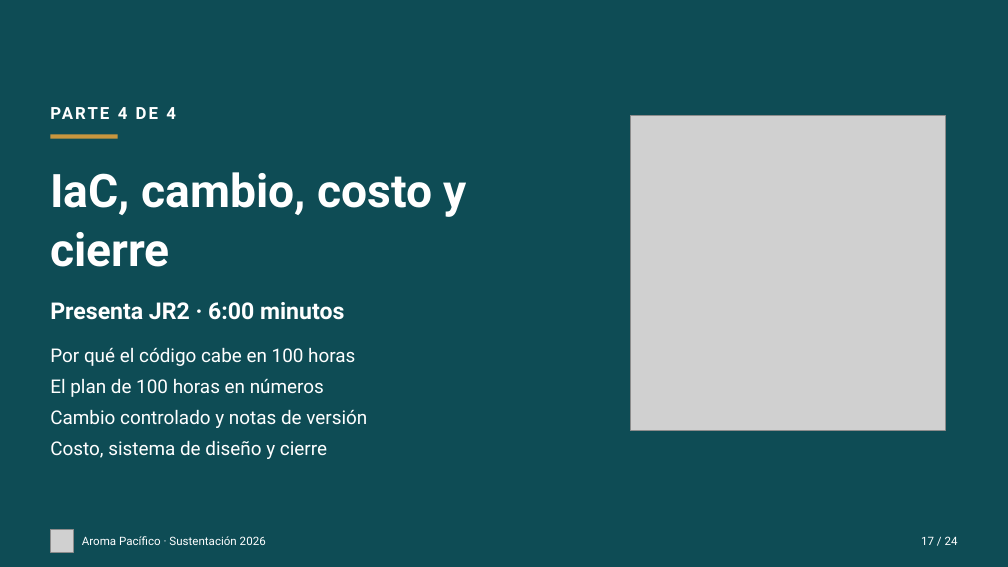
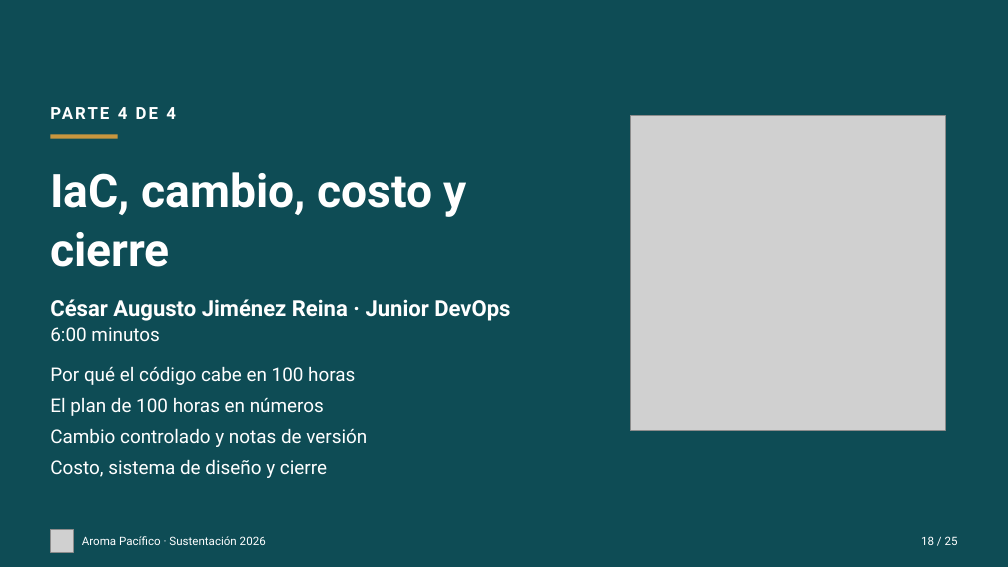
Before and after one commit to aroma-pacifico/aroma-pacifico-presentation, a slide deck: slide 18 of deck/aroma-pacifico-sustentacion.pptx (slide 17 before the commit). Drawn at 1008x567 pixels with LibreOffice and Linux fonts; fonts in the diff are those of the drawing; grey boxes stand for pictures. Boxes give left, top, right and bottom in pixels: in the first picture for what was removed or moved away, otherwise in the second. Text is boxed around its words. In the diff, an @@ line names an element or a change of style, - is before the commit and + after.

```diff
--- a/deck/aroma-pacifico-sustentacion.pptx
+++ b/deck/aroma-pacifico-sustentacion.pptx
@@ text at <box>50,299,510,341</box>: text changed; size 22 to 21 pt @@
-Presenta JR2 · 6:00 minutos
+César Augusto Jiménez Reina · Junior DevOps
+6:00 minutos
@@ text "Por qué el código cabe ...": place and size @@
-text "Por qué el código cabe ..." at <box>50,347,367,459</box>
+text "Por qué el código cabe ..." at <box>50,366,367,478</box>
@@ text at <box>921,536,958,545</box>: text changed @@
-17 / 24
+18 / 25
```
Also in this commit, not shown: 23 other slides changed, 1 slide added, 40 other files.
